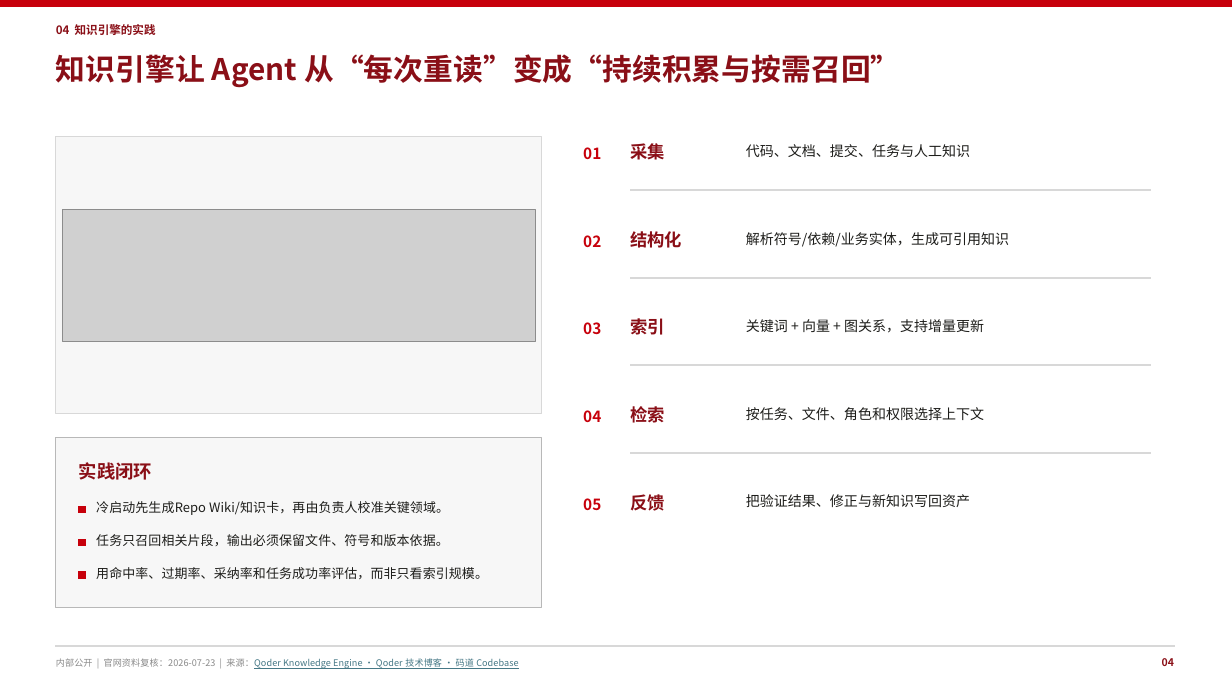
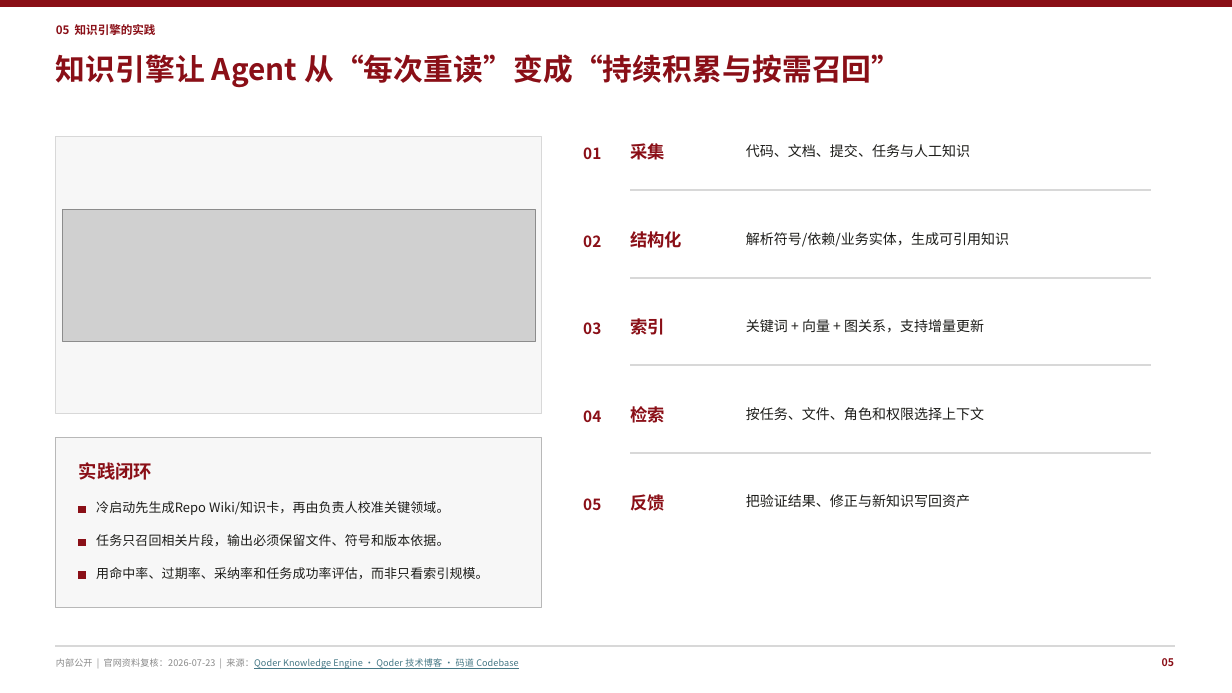
Before and after one commit to peter-liu1997/ai-solution-reports, a slide deck: slide 6 of AI-Coding-工具能力赋能-16页华为企业方案风格版.pptx (slide 5 before the commit). Drawn at 1232x693 pixels with LibreOffice and Linux fonts; fonts in the diff are those of the drawing; grey boxes stand for pictures. Boxes give left, top, right and bottom in pixels: in the first picture for what was removed or moved away, otherwise in the second. Text is boxed around its words. In the diff, an @@ line names an element or a change of style, - is before the commit and + after.

```diff
--- a/AI-Coding-工具能力赋能-16页华为企业方案风格版.pptx
+++ b/AI-Coding-工具能力赋能-16页华为企业方案风格版.pptx
@@ text at (56, 24, 156, 35): text changed @@
-04 知识引擎的实践
+05 知识引擎的实践
@@ text colour #C7000B to #8A0F17 in 5 elements at (583, 147, 601, 159), (583, 235, 601, 247), (583, 322, 601, 334), (583, 410, 601, 422), (583, 498, 601, 510) @@
@@ fill #C7000B to #8A0F17; outline #C7000B 0 pt to #8A0F17 0 pt in 4 elements at (0, 0, 1232, 6), (79, 506, 85, 513), (79, 539, 85, 545), (79, 572, 85, 579) @@
@@ text at (1162, 658, 1174, 666): text changed @@
-04
+05
```
Also in this commit, not shown: 15 other slides changed.
